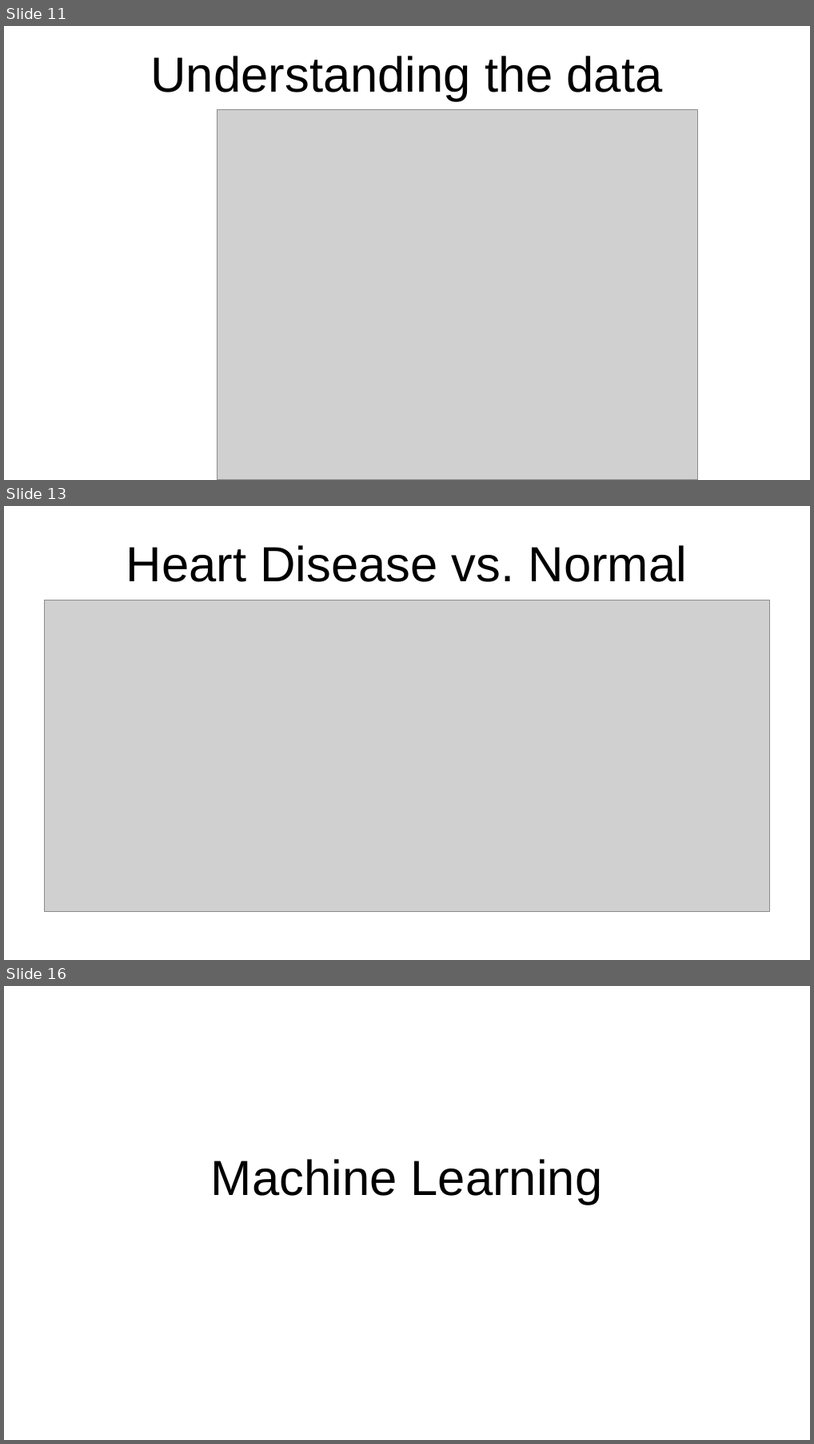
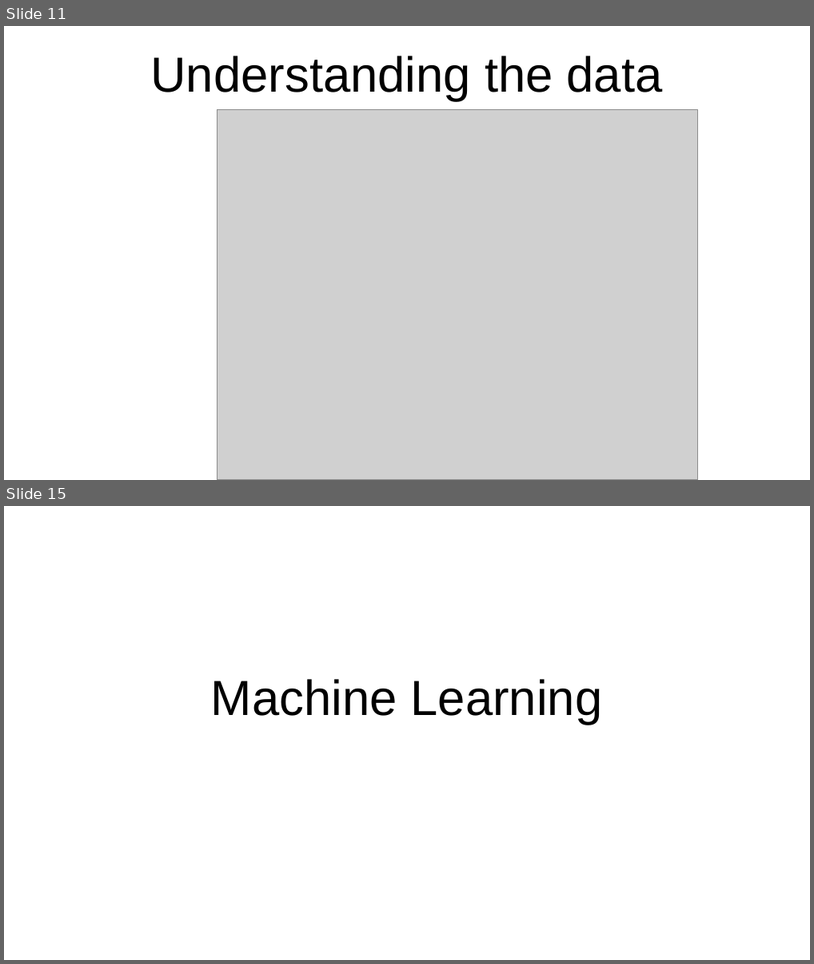
Before and after one commit to reginesgit/Final-Project-AJKR, a slide deck: projectFiles/Heart Disease ML Project Presentation.pptx. Shown one above the other, each under a label of ours: slides 11, 13 and 16 before the commit, slides 11 and 15 after it; the slides between them are not shown. The pictures are 814x1444 and 814x964 pixels, drawn with LibreOffice and Linux fonts; fonts in the diff are those of the drawing; grey boxes stand for pictures; background and template pictures are left out. Boxes give left, top, right and bottom in pixels: in the first picture for what was removed or moved away, otherwise in the second. Text is boxed around its words. In the diff, an @@ line names an element or a change of style, - is before the commit and + after.

```diff
--- a/projectFiles/Heart Disease ML Project Presentation.pptx
+++ b/projectFiles/Heart Disease ML Project Presentation.pptx
@@ slide 13 removed at box(4, 506, 810, 960), background picture (left out) @@
@@ title removed at box(126, 545, 687, 582) @@
-Heart Disease vs. Normal
@@ picture removed at box(44, 600, 770, 911) @@
@@ what was slide 16 is now slide 15 @@
```
Also in this commit, not shown: 3 slides changed, 1 other file.
